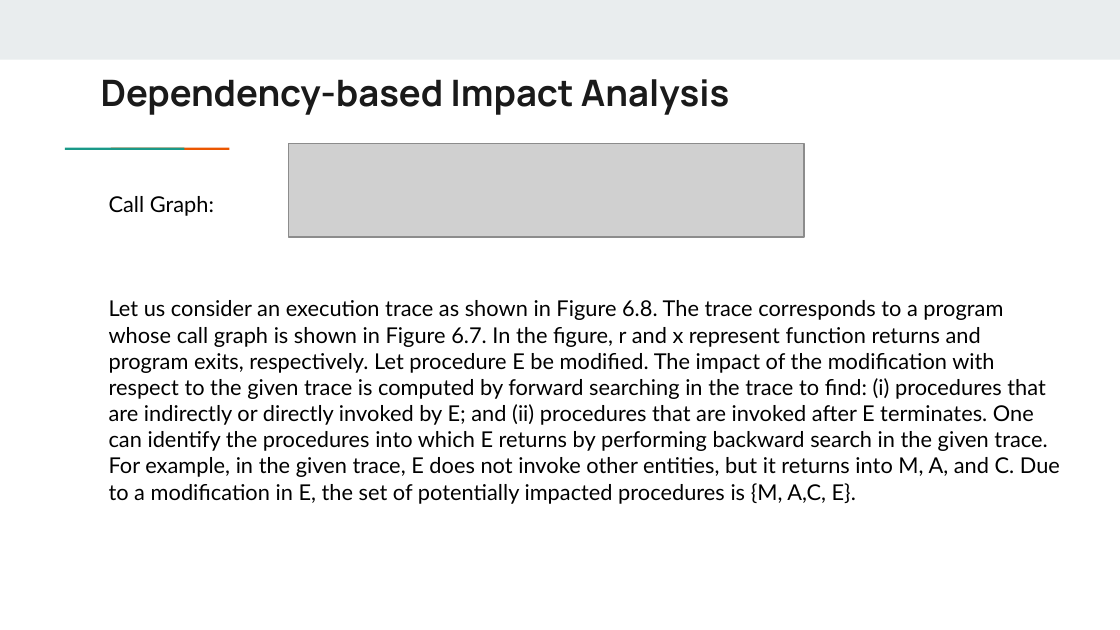
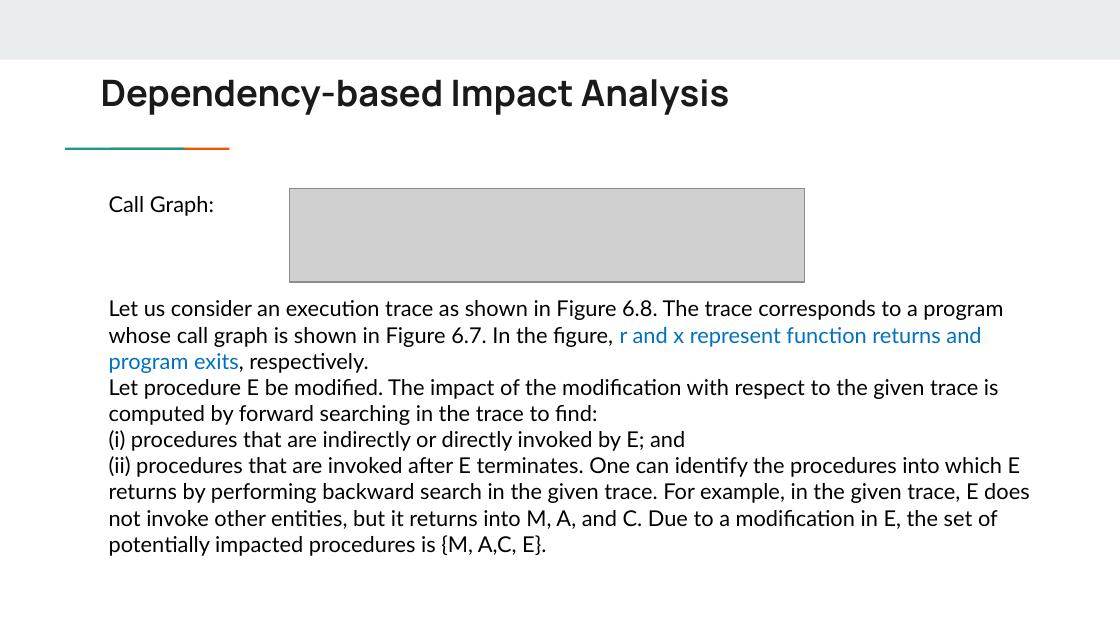
Before and after one commit to GoonerMAK/SWE_4801_Software_Maintenance, a slide deck: slide 34 of Chapter 12_impact analysis.pptx. Drawn at 1120x630 pixels with LibreOffice and Linux fonts; fonts in the diff are those of the drawing; grey boxes stand for pictures. Boxes give left, top, right and bottom in pixels: in the first picture for what was removed or moved away, otherwise in the second. Text is boxed around its words. In the diff, an @@ line names an element or a change of style, - is before the commit and + after.

```diff
--- a/Chapter 12_impact analysis.pptx
+++ b/Chapter 12_impact analysis.pptx
@@ text at bbox=[109, 196, 1030, 556]: text changed @@
-Call Graph:
-Let us consider an execution trace as shown in Figure 6.8. The trace corresponds to a program whose call graph is shown in Figure 6.7. In the figure, r and x represent function returns and program exits, respectively. Let procedure E be modified. The impact of the modification with respect to the given trace is computed by forward searching in the trace to find: (i) procedures that are indirectly or directly invoked by E; and (ii) procedures that are invoked after E terminates. One can identify the procedures into which E returns by performing backward search in the given trace. For example, in the given trace, E does not invoke other entities, but it returns into M, A, and C. Due to a modification in E, the set of potentially impacted procedures is {M, A,C, E}.
+Call Graph:
+Let us consider an execution trace as shown in Figure 6.8. The trace corresponds to a program whose call graph is shown in Figure 6.7. In the figure, r and x represent function returns and program exits, respectively.
+Let procedure E be modified. The impact of the modification with respect to the given trace is computed by forward searching in the trace to find:
+(i) procedures that are indirectly or directly invoked by E; and
+(ii) procedures that are invoked after E terminates. One can identify the procedures into which E returns by performing backward search in the given trace. For example, in the given trace, E does not invoke other entities, but it returns into M, A, and C. Due to a modification in E, the set of potentially impacted procedures is {M, A,C, E}.
@@ picture: place and size @@
-picture at bbox=[288, 143, 803, 237]
+picture at bbox=[289, 188, 804, 282]
```
Also in this commit, not shown: 41 other slides changed, 1 slide added, 2 slides removed, 3 other files.
